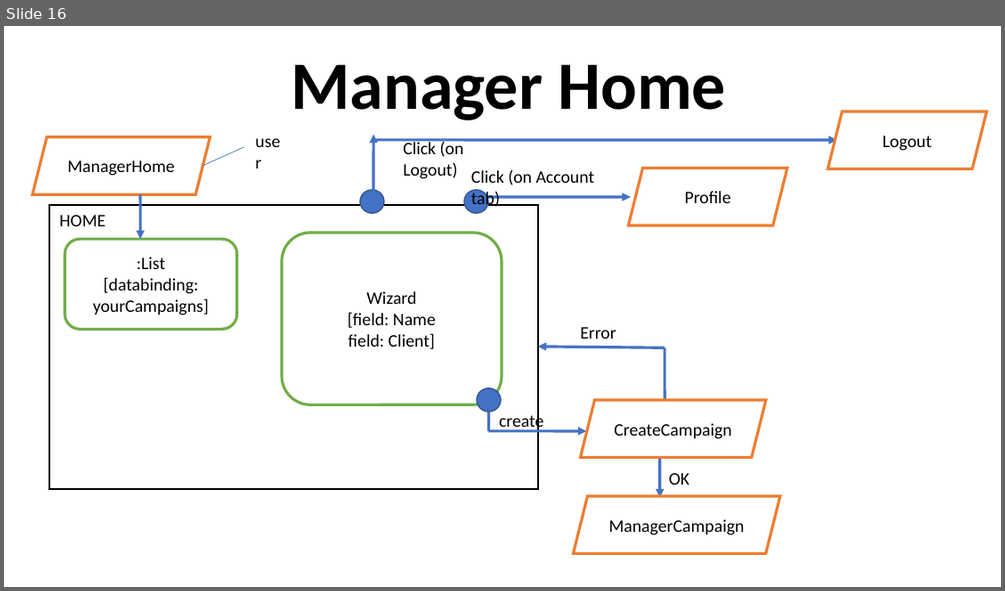
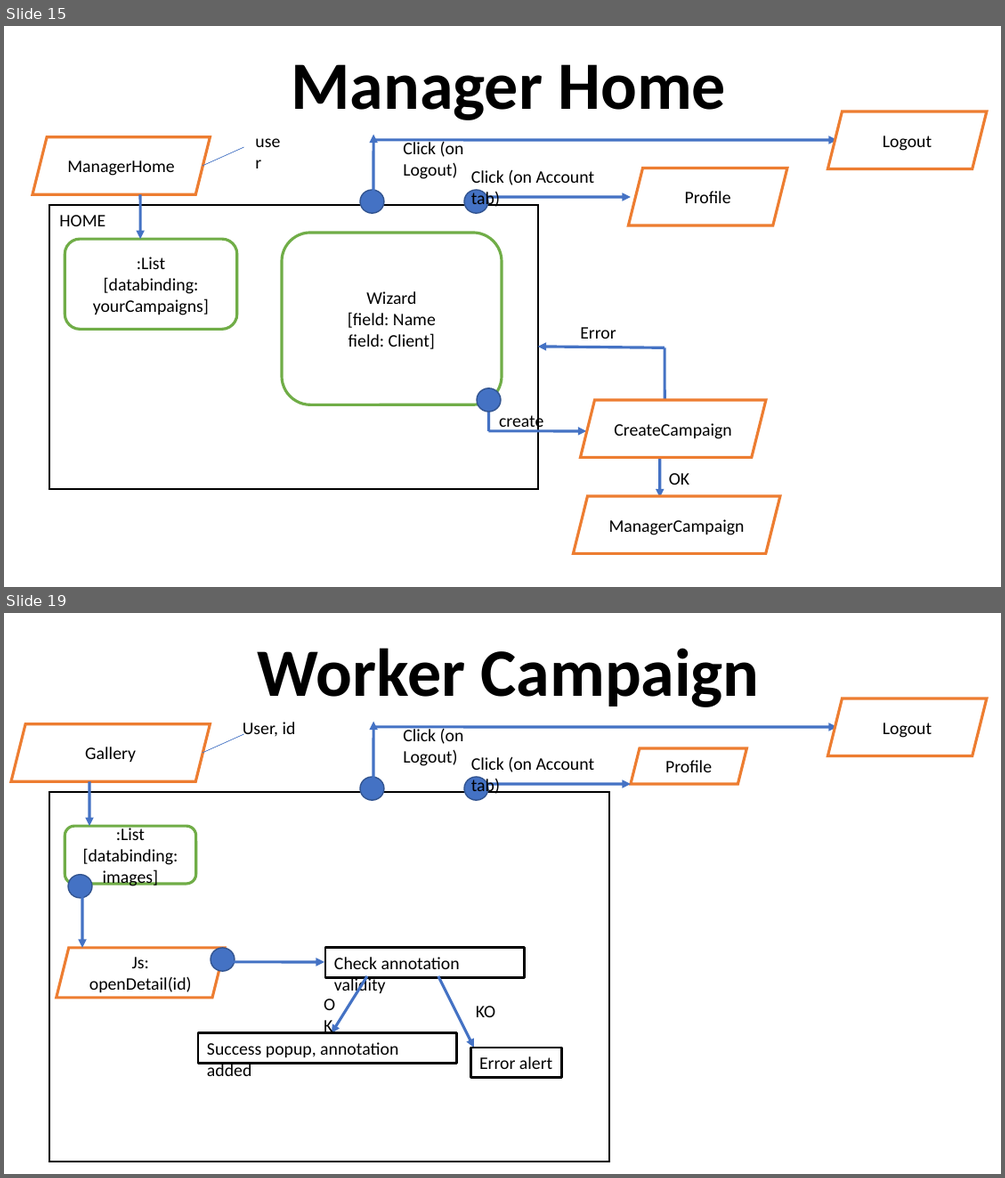
Before and after one commit to darklamp/progetto-tiw-alematte-2020, a slide deck: presentazione.odp. Shown one above the other, each under a label of ours: slide 16 before the commit, slides 15 and 19 after it; the slides between them are not shown. The pictures are 1005x591 and 1005x1178 pixels, drawn with LibreOffice and Linux fonts; fonts in the diff are those of the drawing. Boxes give left, top, right and bottom in pixels: in the first picture for what was removed or moved away, otherwise in the second. Text is boxed around its words. In the diff, an @@ line names an element or a change of style, - is before the commit and + after.

```diff
--- a/presentazione.odp
+++ b/presentazione.odp
@@ slide 19 added at box(4, 613, 1001, 1174), background #FFFFFF @@
@@ title added at box(258, 648, 760, 707), 53.9 pt, text #000000, bold @@
+Worker Campaign
@@ parallelogram added at box(828, 698, 987, 755), fill #FFFFFF, outline #ED7D31 2.24 pt, 14 pt, text #000000 @@
+Logout
@@ parallelogram added at box(11, 724, 210, 781), fill #FFFFFF, outline #ED7D31 2.24 pt, 14 pt, text #000000 @@
+Gallery
@@ line added from (243, 734) to (202, 753), #4472C4 0.51 pt @@
@@ text added at box(243, 722, 296, 737), 14 pt, text #000000 @@
+User, id
@@ arrow added from (374, 793) to (374, 722), #4472C4 2.24 pt @@
@@ arrow added from (374, 727) to (837, 727), #4472C4 2.24 pt @@
@@ text added at box(403, 727, 464, 766), 14 pt, text #000000 @@
+Click (on Logout)
@@ text added at box(471, 756, 595, 796), 14 pt, text #000000 @@
+Click (on Account tab)
@@ parallelogram added at box(631, 748, 746, 784), fill #FFFFFF, outline #ED7D31 2.24 pt, 14 pt, text #000000 @@
+Profile
@@ rectangle added at box(49, 791, 609, 1161), fill #FFFFFF, outline #000000 1.5 pt @@
@@ arrow added from (89, 781) to (90, 826), #4472C4 2.24 pt @@
@@ ellipse added at box(360, 777, 385, 800), fill #4472C4, outline #325490 0.99 pt @@
@@ ellipse added at box(464, 777, 489, 800), fill #4472C4, outline #325490 0.99 pt @@
@@ arrow added from (482, 784) to (631, 784), #4472C4 2.24 pt @@
@@ rounded rectangle added at box(65, 826, 195, 884), fill #FFFFFF, outline #70AD47 2.24 pt, 14 pt, text #000000 @@
+:List
+[databinding: images]
@@ ellipse added at box(68, 875, 93, 898), fill #4472C4, outline #325490 0.99 pt @@
@@ arrow added from (82, 891) to (82, 948), #4472C4 2.24 pt @@
@@ parallelogram added at box(57, 948, 225, 997), fill #FFFFFF, outline #ED7D31 2.24 pt, 14 pt, text #000000 @@
+Js: openDetail(id)
@@ ellipse added at box(210, 948, 235, 971), fill #4472C4, outline #325490 0.99 pt @@
@@ rectangle added at box(325, 948, 524, 978), fill #FFFFFF, outline #000000 2.01 pt, 14 pt, text #000000 @@
+Check annotation validity
@@ arrow added from (225, 962) to (324, 962), #4472C4 2.24 pt @@
@@ arrow added from (368, 977) to (332, 1034), #4472C4 2.24 pt @@
@@ arrow added from (438, 977) to (474, 1047), #4472C4 2.24 pt @@
@@ text added at box(316, 989, 354, 1019), 14 pt, text #000000 @@
+OK
@@ text added at box(476, 1005, 495, 1017), 14 pt, text #000000 @@
+KO
@@ rectangle added at box(199, 1034, 457, 1063), fill #FFFFFF, outline #000000 2.01 pt, 14 pt, text #000000 @@
+Success popup, annotation added
@@ rectangle added at box(470, 1047, 562, 1077), fill #FFFFFF, outline #000000 2.01 pt, 14 pt, text #000000 @@
+Error alert
@@ what was slide 16 is now slide 15 @@
```
Also in this commit, not shown: 2 slides changed, 2 other slides added, 1 slide removed.
